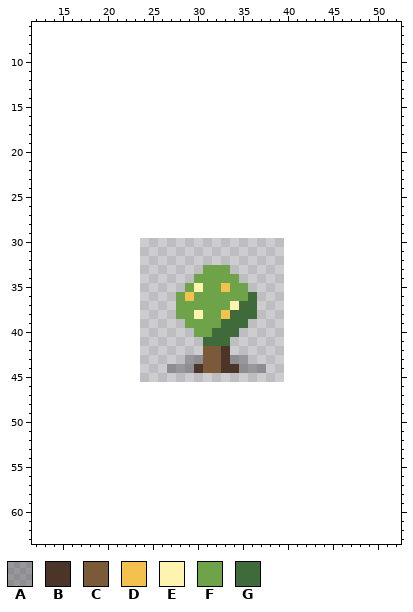
Pixel-art file, stored at game/pixel-plants/ruo-mu.aseprite. Above, as it was before the edit.
16x16 pixels, 1 frame. Shown: x 12..52, y 6..63. The old version is drawn lined up with the new one, on the new canvas.
Visible layers, top first: "glint", "core", "bloom-shade", "bloom", "leaf", "stem", "shadow" opacity 30%.
Palette (. is transparent): A #1a1a204c  B #4a3528  C #7a5a38  D #f2c14e  E #fff3b0  F #6fa34a  G #3f6b3a
Pixels before, first column x 27:
33 ....FFF....
34 ...FFFFF...
35 ..FEFFDFF..
36 .FDFFFFFFG.
37 .FFFFFFEGG.
38 .FFEFFDGGG.
39 ..FFFFGGG..
40 ...FFGGG...
41 ....GGG....
42 ....CCB....
43 ..AACCBAA..
44 AAABCCBBAAA
After:
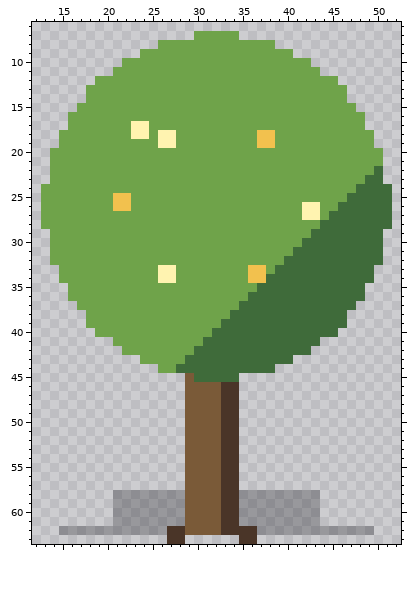
Difference:
canvas 16x16 -> 64x64, the old top-left corner now at 24,30
Changed rows in their new state; - is an unchanged pixel.
first column x 13:
 7 -----------------FFFFF-----------------
 8 -------------FFFFFFFFFFFFF-------------
 9 -----------FFFFFFFFFFFFFFFFF-----------
10 ---------FFFFFFFFFFFFFFFFFFFFF---------
11 --------FFFFFFFFFFFFFFFFFFFFFFF--------
12 ------FFFFFFFFFFFFFFFFFFFFFFFFFFF------
13 -----FFFFFFFFFFFFFFFFFFFFFFFFFFFFF-----
14 -----FFFFFFFFFFFFFFFFFFFFFFFFFFFFF-----
15 ----FFFFFFFFFFFFFFFFFFFFFFFFFFFFFFF----
16 ---FFFFFFFFFFFFFFFFFFFFFFFFFFFFFFFFF---
17 ---FFFFFFFEEFFFFFFFFFFFFFFFFFFFFFFFF---
18 --FFFFFFFFEEFEEFFFFFFFFFDDFFFFFFFFFFF--
19 --FFFFFFFFFFFEEFFFFFFFFFDDFFFFFFFFFFF--
20 -FFFFFFFFFFFFFFFFFFFFFFFFFFFFFFFFFFFFF-
21 -FFFFFFFFFFFFFFFFFFFFFFFFFFFFFFFFFFFFF-
22 -FFFFFFFFFFFFFFFFFFFFFFFFFFFFFFFFFFFFG-
23 -FFFFFFFFFFFFFFFFFFFFFFFFFFFFFFFFFFFGG-
24 FFFFFFFFFFFFFFFFFFFFFFFFFFFFFFFFFFFGGGG
25 FFFFFFFFDDFFFFFFFFFFFFFFFFFFFFFFFFGGGGG
26 FFFFFFFFDDFFFFFFFFFFFFFFFFFFFEEFFGGGGGG
27 FFFFFFFFFFFFFFFFFFFFFFFFFFFFFEEFGGGGGGG
28 FFFFFFFFFFFFFFFFFFFFFFFFFFFFFFFGGGGGGGG
29 -FFFFFFFFFFFFFFFFFFFFFFFFFFFFFGGGGGGGG-
30 -FFFFFFFFFFFFFFFFFFFFFFFFFFFFGGGGGGGGG-
31 -FFFFFFFFFFFFFFFFFFFFFFFFFFFGGGGGGGGGG-
32 -FFFFFFFFFFFFFFFFFFFFFFFFFFGGGGGGGGGGG-
33 --FFFFFFFFFFFEEFFF---FFDDFGGGGGGGGGGG--
34 --FFFFFFFFFFFEEFF-----FDDGGGGGGGGGGGG--
35 ---FFFFFFFFFFFFF-F--F--FGGGGGGGGGGGG---
36 ---FFFFFFFFFFFF-F-------GGGGGGGGGGGG---
37 ----FFFFFFFFFFF------F--GGGGGGGGGGG----
38 -----FFFFFFFFFF--F--F---GGGGGGGGGG-----
39 -----FFFFFFFFFFF-------GGGGGGGGGGG-----
40 ------FFFFFFFFFFF-----GGGGGGGGGGG------
41 --------FFFFFFFFFF---GGGGGGGGGG--------
42 ---------FFFFFFFFGGGGGGGGGGGGG---------
43 -----------FFFFFGGGGGGGGGGGG-----------
44 -------------FFGGGGGGGGGGG-------------
45 ----------------CGGGGG-----------------
46 ----------------CCCCBB-----------------
47 ----------------CCCCBB-----------------
48 ----------------CCCCBB-----------------
49 ----------------CCCCBB-----------------
50 ----------------CCCCBB-----------------
51 ----------------CCCCBB-----------------
52 ----------------CCCCBB-----------------
53 ----------------CCCCBB-----------------
54 ----------------CCCCBB-----------------
55 ----------------CCCCBB-----------------
56 ----------------CCCCBB-----------------
57 ----------------CCCCBB-----------------
58 --------AAAAAAAACCCCBBAAAAAAAAA--------
59 --------AAAAAAAACCCCBBAAAAAAAAA--------
60 --------AAAAAAAACCCCBBAAAAAAAAA--------
61 --------AAAAAAAACCCCBBAAAAAAAAA--------
62 --AAAAAAAAAAAABBCCCCBBBBAAAAAAAAAAAAA--
63 --------------BB------BB---------------
Pixel boxes of the changes (left, top, right, bottom) in both pictures:
changed: (41, 31, 392, 544)
